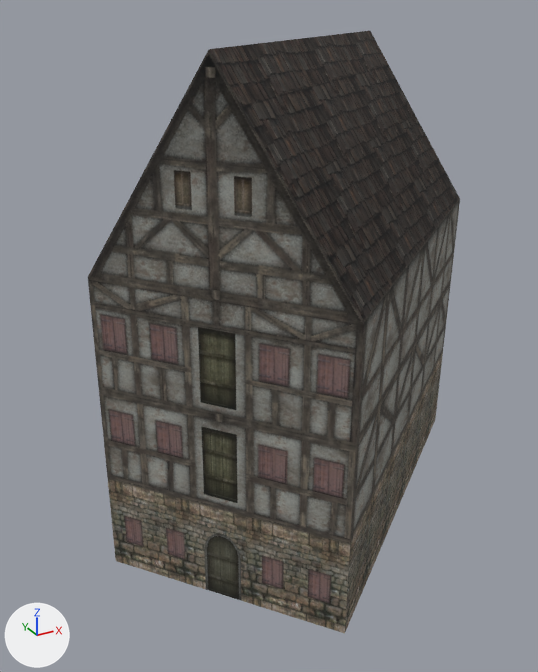
An edit to the FBX model GP2Coursework/GP2Coursework/assets/models/fachwerkhaus2_2_LOD.fbx, drawn before and after from the same camera.
One viewpoint serves both versions: a 50 mm lens placed at (-2.67, -4.42, 3.53), pointed at (-0.25, -0.02, 1.33). Every picture has the same lights, and +X, +Y and +Z are marked at lower left.
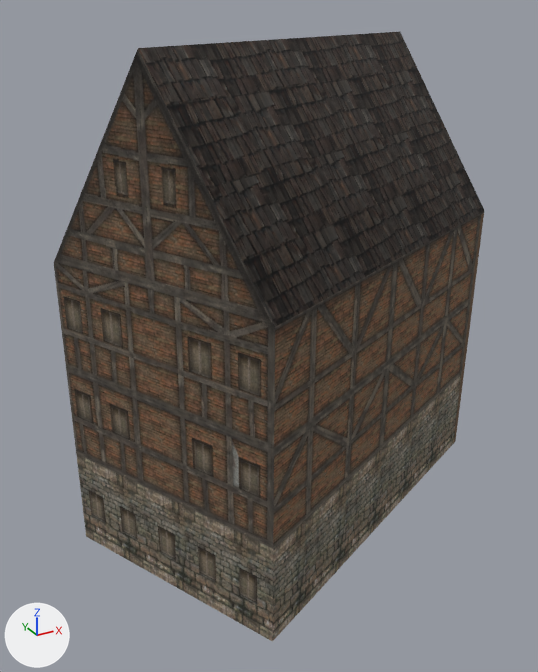
The change, as a diff of the scene's bpy script:
```diff
--- a/GP2Coursework/GP2Coursework/assets/models/fachwerkhaus2_2_LOD.fbx.py
+++ b/GP2Coursework/GP2Coursework/assets/models/fachwerkhaus2_2_LOD.fbx.py
@@ img_lod_f_23_png @@
+img_lod_f_23_png = load_image('LOD_f_23.png', '../textures/LOD_f_23.png', 1024, 1024, 'sRGB')
@@ mat_20___default @@
 mat_20___default = principled_material('20 - Default')
-mat_20___default.texture = img_lod_f_22_png
+mat_20___default.texture = img_lod_f_23_png
 mat_20___default.roughness = 1.0
@@ ob_object @@
 ob_object.location = (0.0, 0.0, 0.0)
-ob_object.rotation_euler = (0.00631, 0.00896, -0.9)  # degrees (0.4, 0.5, -52)
+ob_object.rotation_euler = (-0.00556, -0.00963, 2.016)  # degrees (-0.3, -0.6, 116)
 ob_object.scale = (0.01, 0.01, 0.01)
```

Location of each change, [x1, y1, x2, y2] in pixels of the pictures (538 x 672 px):
'object', surface changed, turned: before [88, 31, 460, 633]; after [54, 31, 484, 642]
